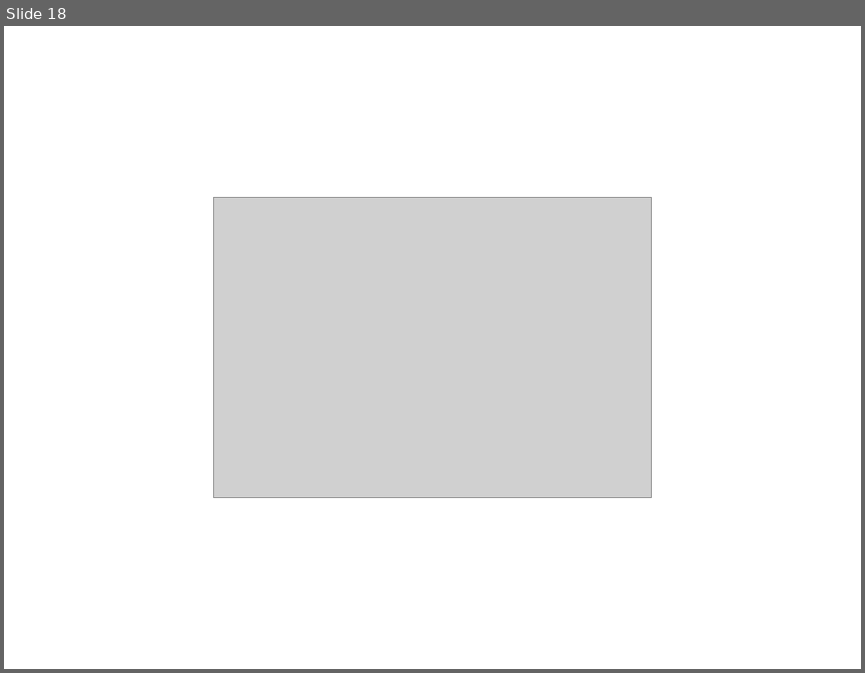
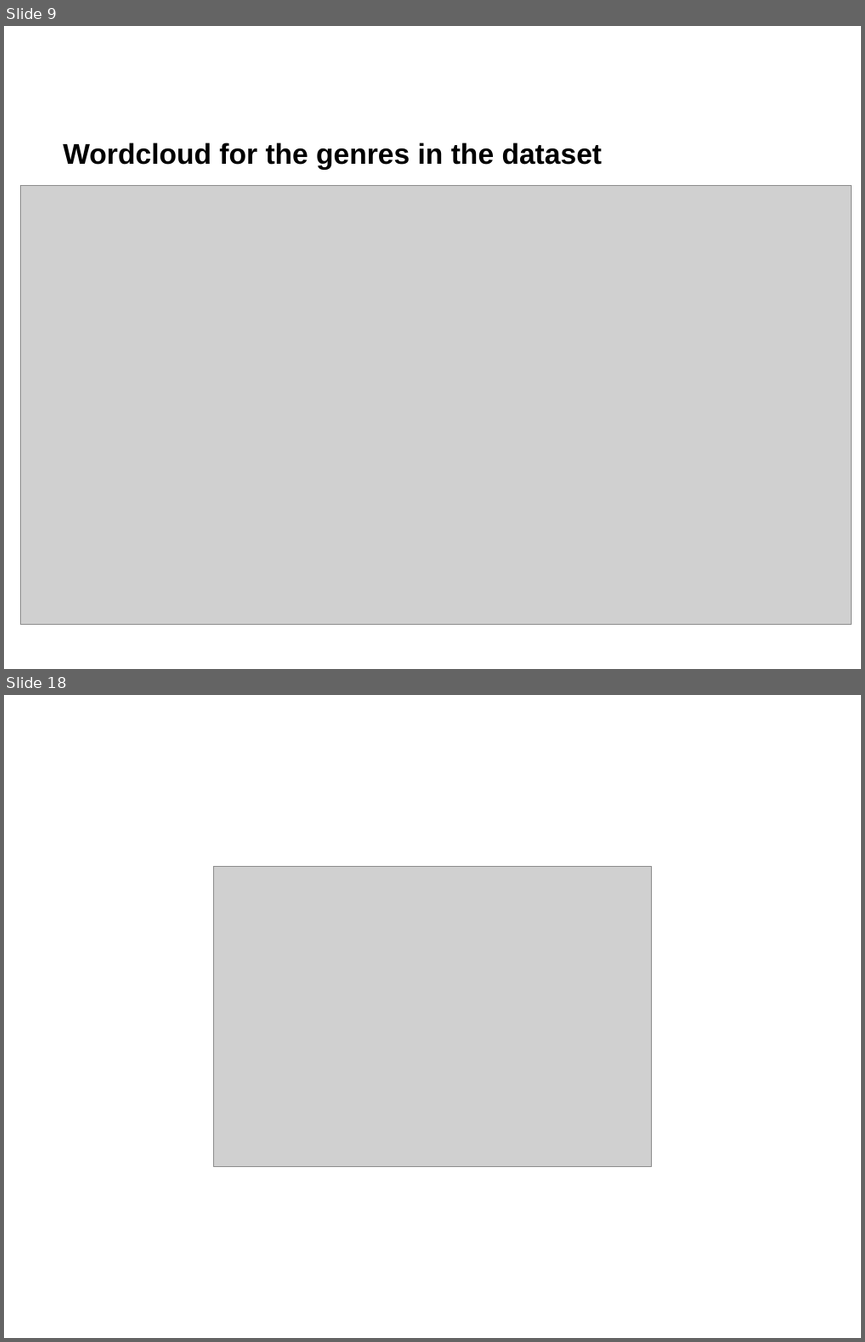
Before and after one commit to marth418/unsupervised-predict-streamlit-template, a slide deck: Team 6 Presentation.ppt. Shown one above the other, each under a label of ours: slide 18 before the commit, slides 9 and 18 after it; the slides between them are not shown. The pictures are 865x673 and 865x1342 pixels, drawn with LibreOffice and Linux fonts; fonts in the diff are those of the drawing; grey boxes stand for pictures; background and template pictures are left out. Boxes give left, top, right and bottom in pixels: in the first picture for what was removed or moved away, otherwise in the second. Text is boxed around its words. In the diff, an @@ line names an element or a change of style, - is before the commit and + after.

```diff
--- a/Team 6 Presentation.ppt
+++ b/Team 6 Presentation.ppt
@@ slide 9 added at box(4, 26, 861, 669), background picture (left out) @@
@@ text added at box(63, 142, 602, 170), 24 pt, text #000000, bold @@
+Wordcloud for the genres in the dataset
@@ picture added at box(21, 185, 851, 624) @@
```
Also in this commit, not shown: 2 slides changed, 8 other slides added, 9 slides removed, 1 other file.
